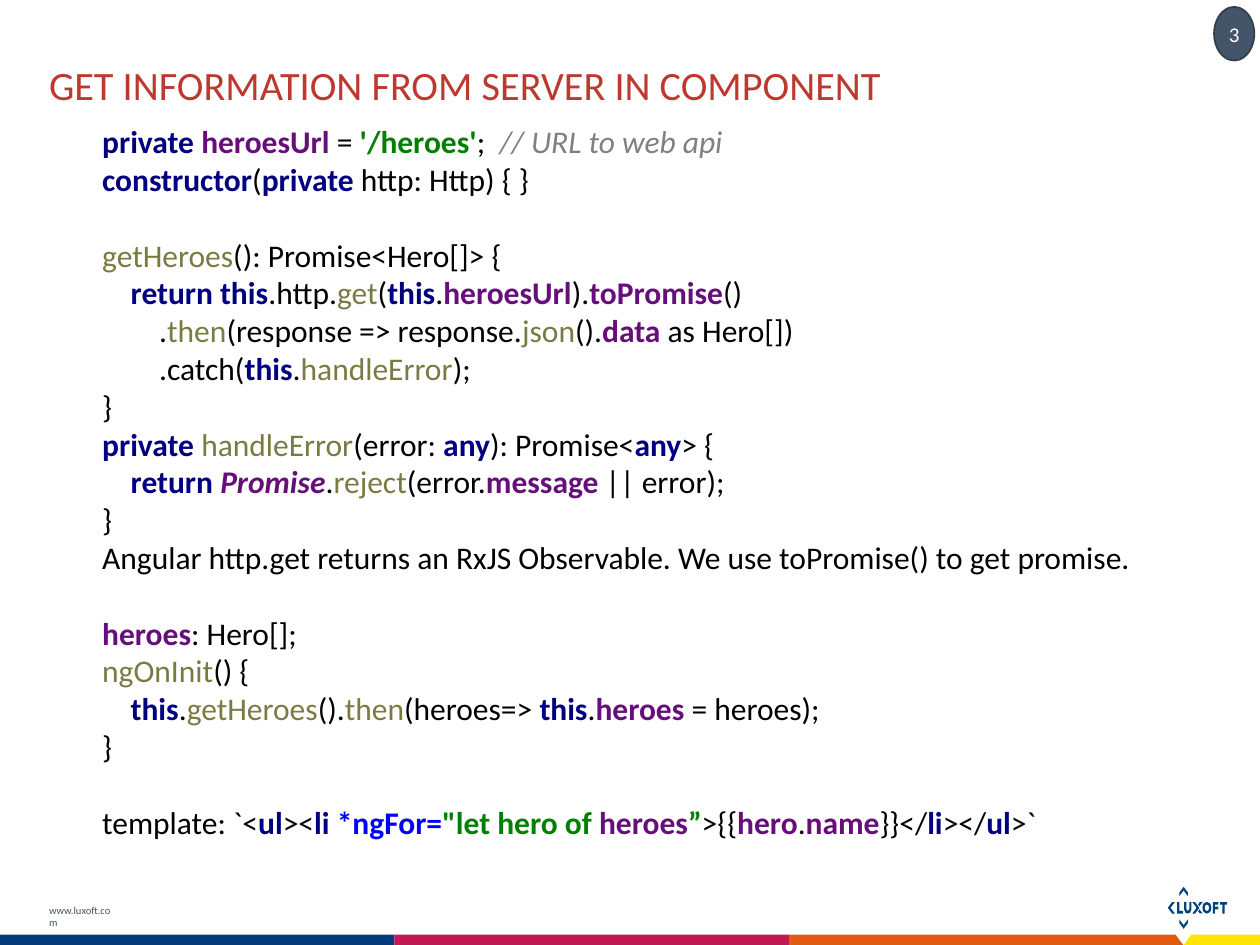
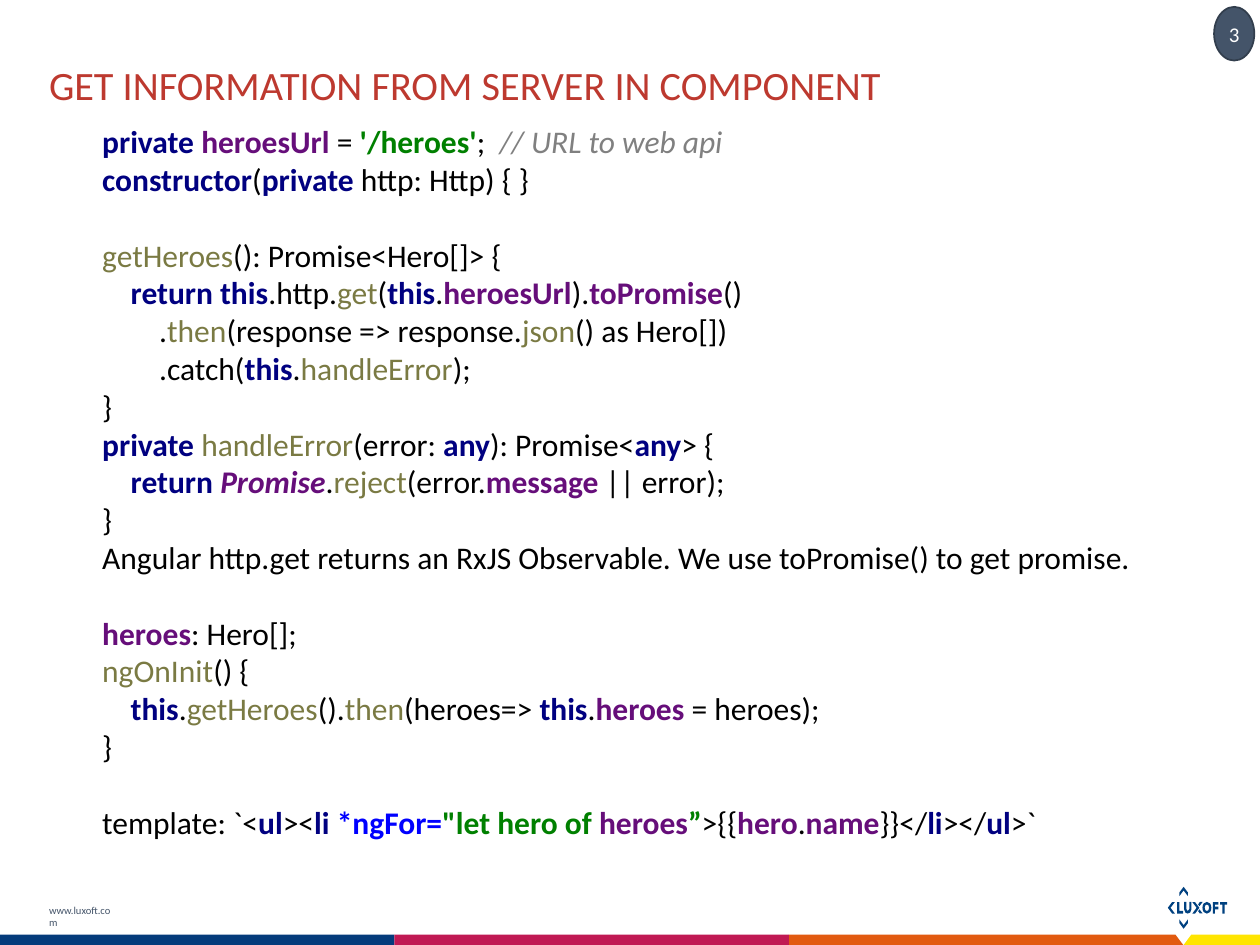
Before and after one commit to Dmdv/A2Course, a slide deck: slide 3 of Docs/angular2_http.pptx. Drawn at 1260x945 pixels with LibreOffice and Linux fonts; fonts in the diff are those of the drawing. Boxes give left, top, right and bottom in pixels: in the first picture for what was removed or moved away, otherwise in the second. Text is boxed around its words. In the diff, an @@ line names an element or a change of style, - is before the commit and + after.

```diff
--- a/Docs/angular2_http.pptx
+++ b/Docs/angular2_http.pptx
@@ text at <box>102,131,742,499</box>: text changed @@
-private heroesUrl = '/heroes'; // URL to web api
-constructor(private http: Http) { }
-getHeroes(): Promise<Hero[]> {
-return this.http.get(this.heroesUrl).toPromise()
-.then(response => response.json().data as Hero[])
-.catch(this.handleError);
-}
-private handleError(error: any): Promise<any> {
-return Promise.reject(error.message || error);
-}
+private heroesUrl = '/heroes'; // URL to web api
+constructor(private http: Http) { }
+getHeroes(): Promise<Hero[]> {
+return this.http.get(this.heroesUrl).toPromise()
+.then(response => response.json() as Hero[])
+.catch(this.handleError);
+}
+private handleError(error: any): Promise<any> {
+return Promise.reject(error.message || error);
+}
```
Also in this commit, not shown: 2 other slides changed, 3 other files.
